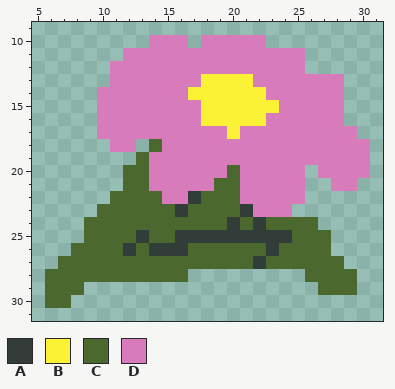
One commit to this pixel-art sprite: Assets/Art/FlowerEnemy/FlowerEnemyAttack/FlowerEnemyAttack8.png. The first picture shows the starting point.
The file is 32x32 pixels. Shown: x 5..31, y 9..31.
Palette (. is transparent): A #323c39  B #fbf236  C #4b692f  D #d77bba
Pixels before, first column x 6:
10 ........DDD.DDDDD........
11 ......DDDDDDDDDDDDDD.....
12 .....DDDDDDDDDDDDDDD.....
13 .....DDDDDDDBBBBDDDDDDD..
14 ....DDDDDDDBBBBBBDDDDDD..
15 ....DDDDDDDDBBBBBBDDDDD..
16 ....DDDDDDDDBBBBBDDDDDD..
17 ....DDDDDDDDDDBDDDDDDDDD.
18 .....DD.CDDDDDDDDDDDDDDDD
19 .......CDDDDDDDDDDDDDDDDD
20 ......CCDDDDDDCDDDDD.DDDD
21 ......CCDDDDDCCDDDDD..DD.
22 .....CCCCDDACCCDDDDD.....
23 ....CCCCCCACCCCADDD......
24 ...CCCCCCCCCCCACACCCC....
25 ...CCCCACCAAAAAAAAACCC...
26 ..CCCCACAAACCCCCCACCCC...
27 .CCCCCCCCCCCCCCCACCCCCC..
28 CCCCCCCCCCC.........CCCC.
29 CCC..................CCC.
30 CC.......................
The same view after the edit:
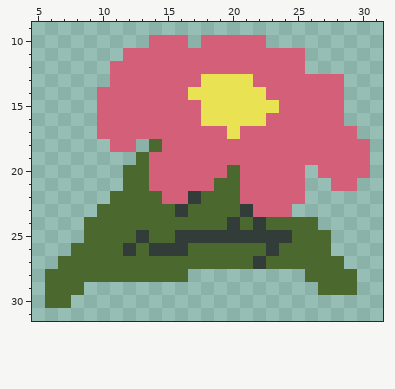
What changed:
colour B: #fbf236 -> #e9e252
colour D: #d77bba -> #d36078
Where, in picture pixels (left, top, right, bottom), the same in both pictures:
changed: (97, 35, 370, 217)
